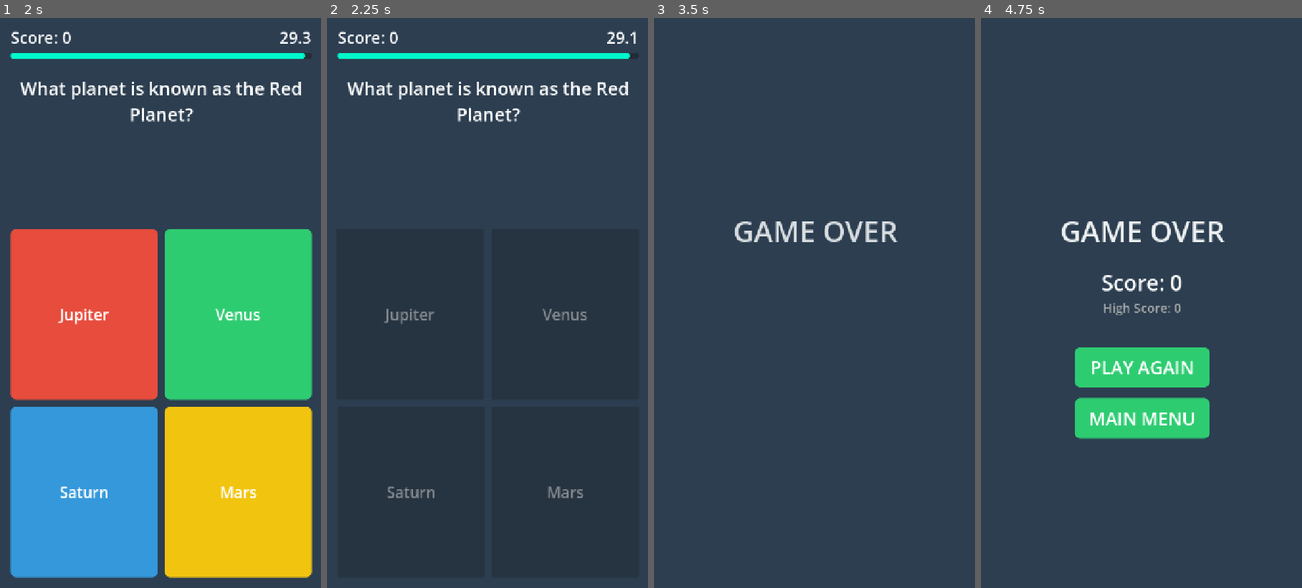
Above: before the commit, frames 1-4 (left to right).
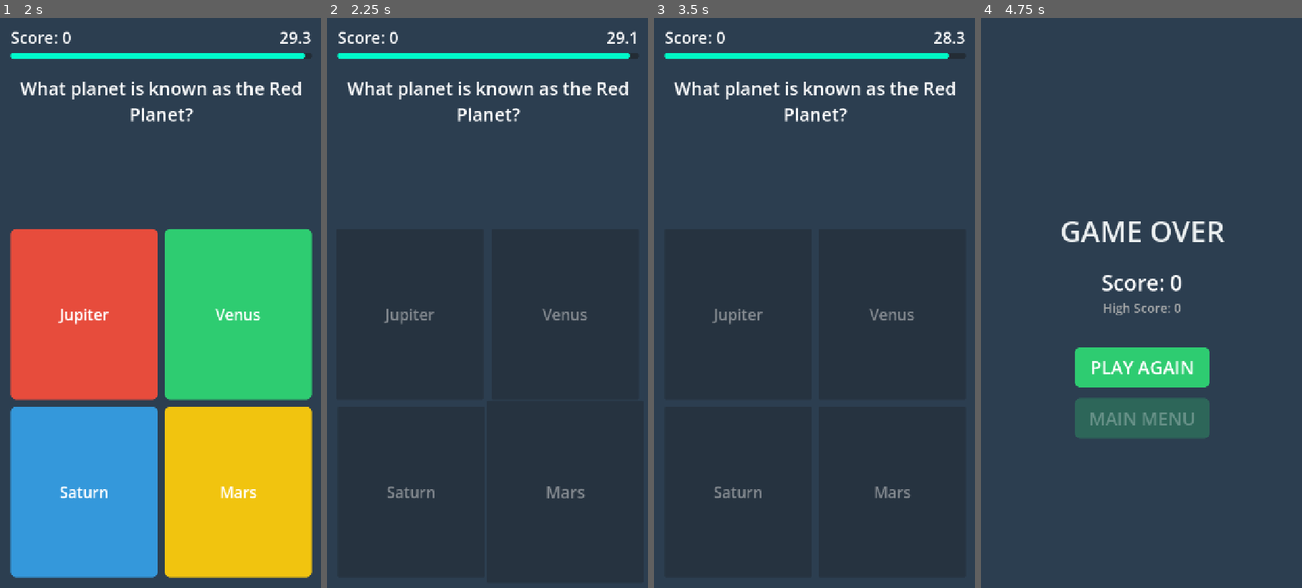
Above: after the commit, the same moments.

Repository: bramp/trivia-dash
Game: Godot game, scene res://scenes/main.tscn
Two runs of this game, one before a commit and one after it. Both use one fixed random seed, a clock stepped at 60 frames per second and the inputs below.
Inputs (mouse positions are in pixels of both pictures, inside the frame that each line leads up to):
- Up to frame 1 (2 s): tap Enter at 0.5 s; move the mouse to (231, 274) at 0.52 s; hold 1 (answer_1) 0.53-1.25 s; click (231, 274) at 0.67 s; click "PLAY" at 1.25 s
- Up to frame 2 (2.25 s): click "Jupiter" at 2 s
- Up to frame 3 (3.5 s): tap Space at 2.75 s; drag from (750, 331) to (798, 417) at 2.77 s
- Up to frame 4 (4.75 s): move the mouse to (1173, 177) at 3.52 s; hold 3 (answer_3) 3.53-4.25 s; click (1173, 177) at 3.67 s; drag from (1125, 417) to (1045, 217) at 4.27 s

Frame 1 is identical in both runs. In frame 2, less than 0.1% of the frame differs, in the area x 68-81%, y 82-85%; in frame 3, 3.9%, in the area x 3-97%, y 2-85%; in frame 4, 3.0%.

Commit message:
Highlight correct answer on wrong, bigger/brighter win animation
- When wrong answer selected, correct answer pulses green with white border
- Celebration particles: 14 colorful emoji (was 8 monochrome), larger radius,
  spin effect, bigger font
- Correct answer button gets white border glow + brighter green
- Floating score text bigger (44px) and white
- Fix flaky shuffle test to scan all questions per reset

Diff:
--- a/scripts/main.gd
+++ b/scripts/main.gd
@@ -329,10 +329,11 @@
 
 func _handle_wrong_answer(index: int) -> void:
 	SfxManager.play_wrong()
-	_animate_wrong(index)
+	var correct_index: int = _current_question.get("correct", -1)
+	_animate_wrong(index, correct_index)
 	# Brief pause then game over.
 	var tween := create_tween()
-	tween.tween_interval(0.8)
+	tween.tween_interval(1.0)
 	tween.tween_callback(_end_game)
 
 
@@ -449,15 +450,20 @@
 	var btn := answer_buttons[index]
 	btn.pivot_offset = btn.size / 2.0
 
-	# Flash the button brighter.
+	# Flash the button bright green with white border.
 	var style := btn.get_theme_stylebox("normal").duplicate() as StyleBoxFlat
-	style.bg_color = GameData.CORRECT_HIGHLIGHT
+	style.bg_color = GameData.CORRECT_HIGHLIGHT.lightened(0.2)
+	style.border_width_left = 4
+	style.border_width_right = 4
+	style.border_width_top = 4
+	style.border_width_bottom = 4
+	style.border_color = Color.WHITE
 	btn.add_theme_stylebox_override("normal", style)
 
 	var tween := create_tween()
 	tween.set_ease(Tween.EASE_OUT)
 	tween.set_trans(Tween.TRANS_ELASTIC)
-	tween.tween_property(btn, "scale", Vector2(1.12, 1.12), 0.15)
+	tween.tween_property(btn, "scale", Vector2(1.15, 1.15), 0.18)
 	tween.tween_property(btn, "scale", Vector2.ONE, 0.15)
 
 	# Spawn celebratory emoji particles around the button.
@@ -469,8 +475,8 @@
 func _spawn_floating_score(btn: Button, points: int) -> void:
 	var float_label := Label.new()
 	float_label.text = "+%d" % points
-	float_label.add_theme_font_size_override("font_size", 36)
-	float_label.add_theme_color_override("font_color", GameData.CORRECT_HIGHLIGHT)
+	float_label.add_theme_font_size_override("font_size", 44)
+	float_label.add_theme_color_override("font_color", Color.WHITE)
 	float_label.horizontal_alignment = HORIZONTAL_ALIGNMENT_CENTER
 	float_label.z_index = 10
 	add_child(float_label)
@@ -488,36 +494,49 @@
 
 
 func _spawn_celebration_particles(btn: Button) -> void:
-	var emojis := ["✓", "★", "✦", "●"]
+	var emojis := ["🎉", "⭐", "✨", "💥", "🔥", "✓"]
+	var colors: Array[Color] = [
+		Color("#2ECC71"),
+		Color("#F1C40F"),
+		Color("#E74C3C"),
+		Color("#3498DB"),
+		Color("#FFFFFF"),
+		Color("#E67E22"),
+	]
 	var center := Vector2(
 		btn.global_position.x + btn.size.x / 2.0,
 		btn.global_position.y + btn.size.y / 2.0,
 	)
-	for i in range(8):
+	var particle_count := 14
+	for i in range(particle_count):
 		var particle := Label.new()
 		particle.text = emojis[i % emojis.size()]
-		particle.add_theme_font_size_override("font_size", 28)
-		particle.add_theme_color_override("font_color", GameData.CORRECT_HIGHLIGHT)
+		particle.add_theme_font_size_override("font_size", 38)
+		particle.add_theme_color_override("font_color", colors[i % colors.size()])
 		particle.z_index = 10
 		add_child(particle)
 
 		particle.global_position = center
-		var angle := i * TAU / 8.0
-		var target := center + Vector2(cos(angle), sin(angle)) * 80.0
+		var angle := i * TAU / float(particle_count)
+		var radius := 120.0 + randf_range(-20.0, 20.0)
+		var target := center + Vector2(cos(angle), sin(angle)) * radius
 
 		var tween := create_tween()
 		tween.set_parallel(true)
-		tween.tween_property(particle, "global_position", target, 0.4).set_ease(Tween.EASE_OUT).set_trans(
+		tween.tween_property(particle, "global_position", target, 0.5).set_ease(Tween.EASE_OUT).set_trans(
 			Tween.TRANS_CUBIC
 		)
-		tween.tween_property(particle, "modulate:a", 0.0, 0.3).set_delay(0.15)
+		# Spin the particle for flair.
+		particle.pivot_offset = Vector2(10, 10)
+		tween.tween_property(particle, "rotation", randf_range(-PI, PI), 0.5)
+		tween.tween_property(particle, "modulate:a", 0.0, 0.35).set_delay(0.2)
 		tween.chain().tween_callback(particle.queue_free)
 
 
-func _animate_wrong(index: int) -> void:
+func _animate_wrong(index: int, correct_index: int) -> void:
 	var btn := answer_buttons[index]
 
-	# Flash the button red.
+	# Flash the wrong button red.
 	var style := btn.get_theme_stylebox("normal").duplicate() as StyleBoxFlat
 	style.bg_color = GameData.WRONG_HIGHLIGHT
 	btn.add_theme_stylebox_override("normal", style)
@@ -526,13 +545,31 @@
 	for b in answer_buttons:
 		b.disabled = true
 
-	# Shake animation.
+	# Shake animation on wrong button.
 	var original_x := btn.position.x
 	var tween := create_tween()
 	for cycle in range(3):
 		tween.tween_property(btn, "position:x", original_x + 8, 0.05)
 		tween.tween_property(btn, "position:x", original_x - 8, 0.05)
 	tween.tween_property(btn, "position:x", original_x, 0.05)
+
+	# Highlight the correct answer with a pulsing green glow.
+	if correct_index >= 0 and correct_index < answer_buttons.size():
+		var correct_btn := answer_buttons[correct_index]
+		var correct_style := correct_btn.get_theme_stylebox("normal").duplicate() as StyleBoxFlat
+		correct_style.bg_color = GameData.CORRECT_HIGHLIGHT
+		correct_style.border_width_left = 4
+		correct_style.border_width_right = 4
+		correct_style.border_width_top = 4
+		correct_style.border_width_bottom = 4
+		correct_style.border_color = Color.WHITE
+		correct_btn.add_theme_stylebox_override("normal", correct_style)
+		correct_btn.pivot_offset = correct_btn.size / 2.0
+		var pulse := create_tween()
+		pulse.set_ease(Tween.EASE_IN_OUT)
+		pulse.set_trans(Tween.TRANS_SINE)
+		pulse.tween_property(correct_btn, "scale", Vector2(1.08, 1.08), 0.25)
+		pulse.tween_property(correct_btn, "scale", Vector2.ONE, 0.25)
 
 
 func _animate_score_pop() -> void:
--- a/test/test_question_manager.gd
+++ b/test/test_question_manager.gd
@@ -74,18 +74,20 @@
 
 
 func test_shuffle_changes_answer_order() -> void:
-	# Run next_question many times; at least once the answers should be in a different order
-	# than the original JSON order. This is probabilistic but with 20 tries it's near-certain.
+	# Load multiple times and check that at least one question has shuffled answers.
 	_manager.load_questions()
-	var original_first_answers := ["Paris", "London", "Berlin", "Madrid"]
 	var found_different := false
 	for i in range(20):
 		_manager.reset()
-		var q: Dictionary = _manager.next_question()
-		if q.question == "What is the capital of France?":
-			if q.answers != original_first_answers:
-				found_different = true
-				break
+		# Go through all questions looking for any with shuffled answers.
+		while _manager.has_next():
+			var q: Dictionary = _manager.next_question()
+			if q.question == "What is the capital of France?":
+				var original := ["Paris", "London", "Berlin", "Madrid"]
+				if q.answers != original:
+					found_different = true
+					break
+		if found_different:
+			break
 	# It's possible (but extremely unlikely at 1/24^20) that shuffle never changes order.
-	# We accept this as a valid probabilistic test.
 	assert_true(found_different, "Shuffle should change answer order at least once in 20 tries")
